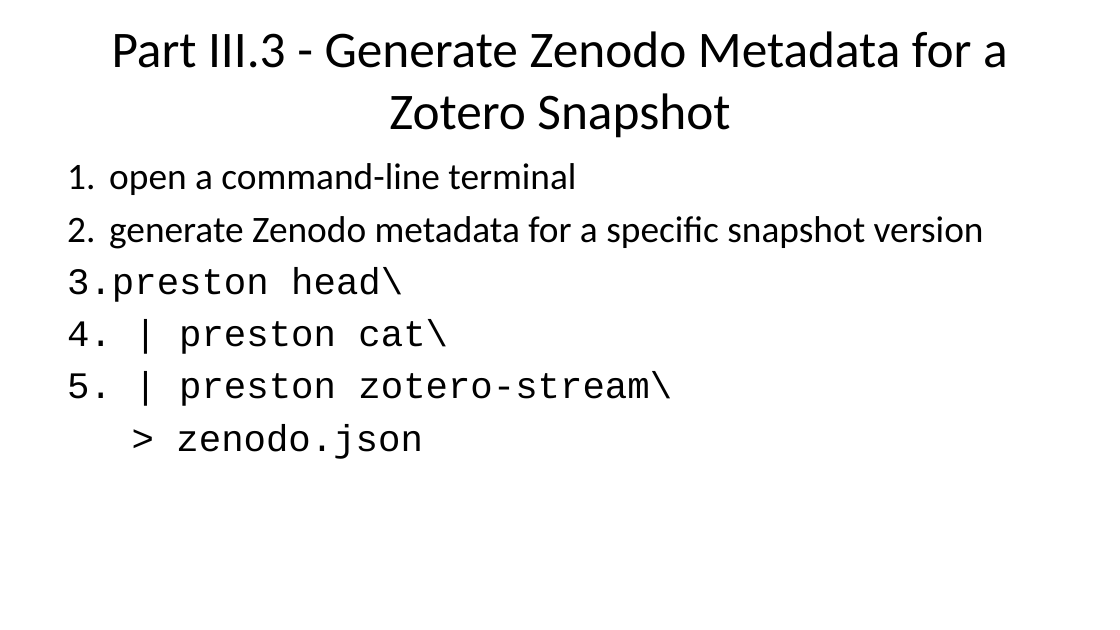
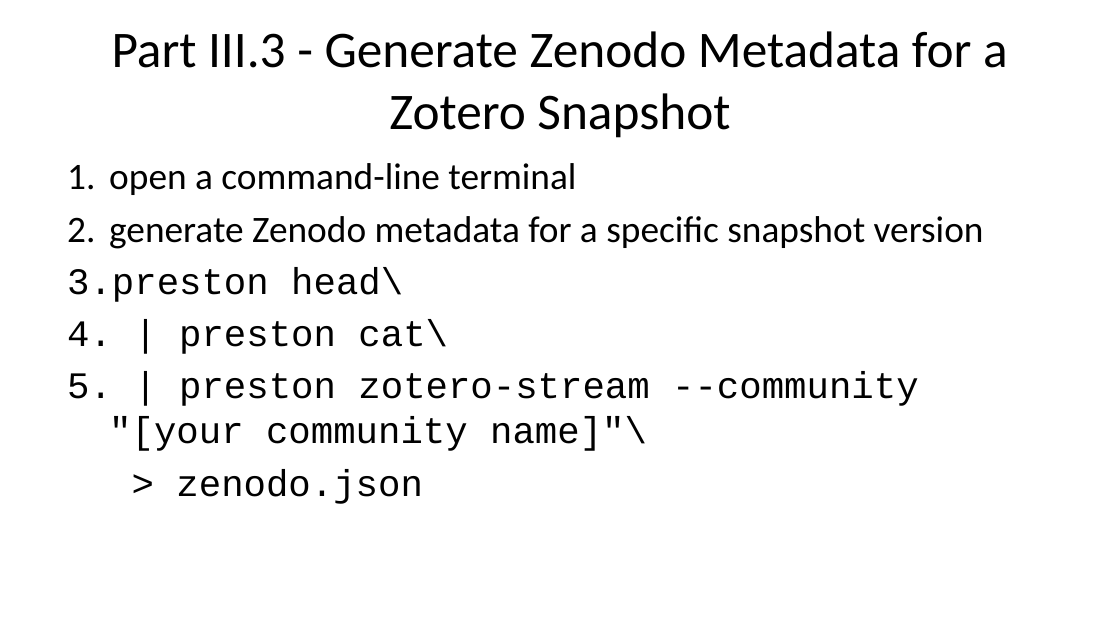
Before and after one commit to bat-literature/bat-literature.github.io, a slide deck: slide 34 of workshop.pptx. Drawn at 1120x630 pixels with LibreOffice and Linux fonts; fonts in the diff are those of the drawing. Boxes give left, top, right and bottom in pixels: in the first picture for what was removed or moved away, otherwise in the second. Text is boxed around its words. In the diff, an @@ line names an element or a change of style, - is before the commit and + after.

Commit message:
add community config

```diff
--- a/workshop.pptx
+++ b/workshop.pptx
@@ text at bbox=[67, 267, 918, 504]: text changed @@
-preston head\
-| preston cat\
-| preston zotero-stream\
-> zenodo.json
+preston head\
+| preston cat\
+| preston zotero-stream --community "[your community name]"\
+> zenodo.json
```
Also in this commit, not shown: 1 other slide changed, 3 other files.
